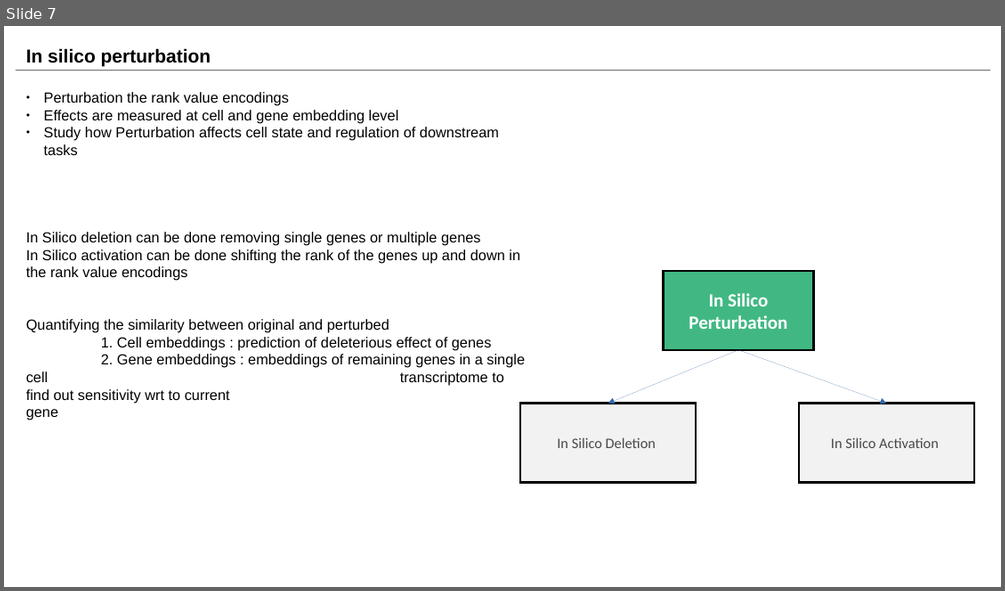
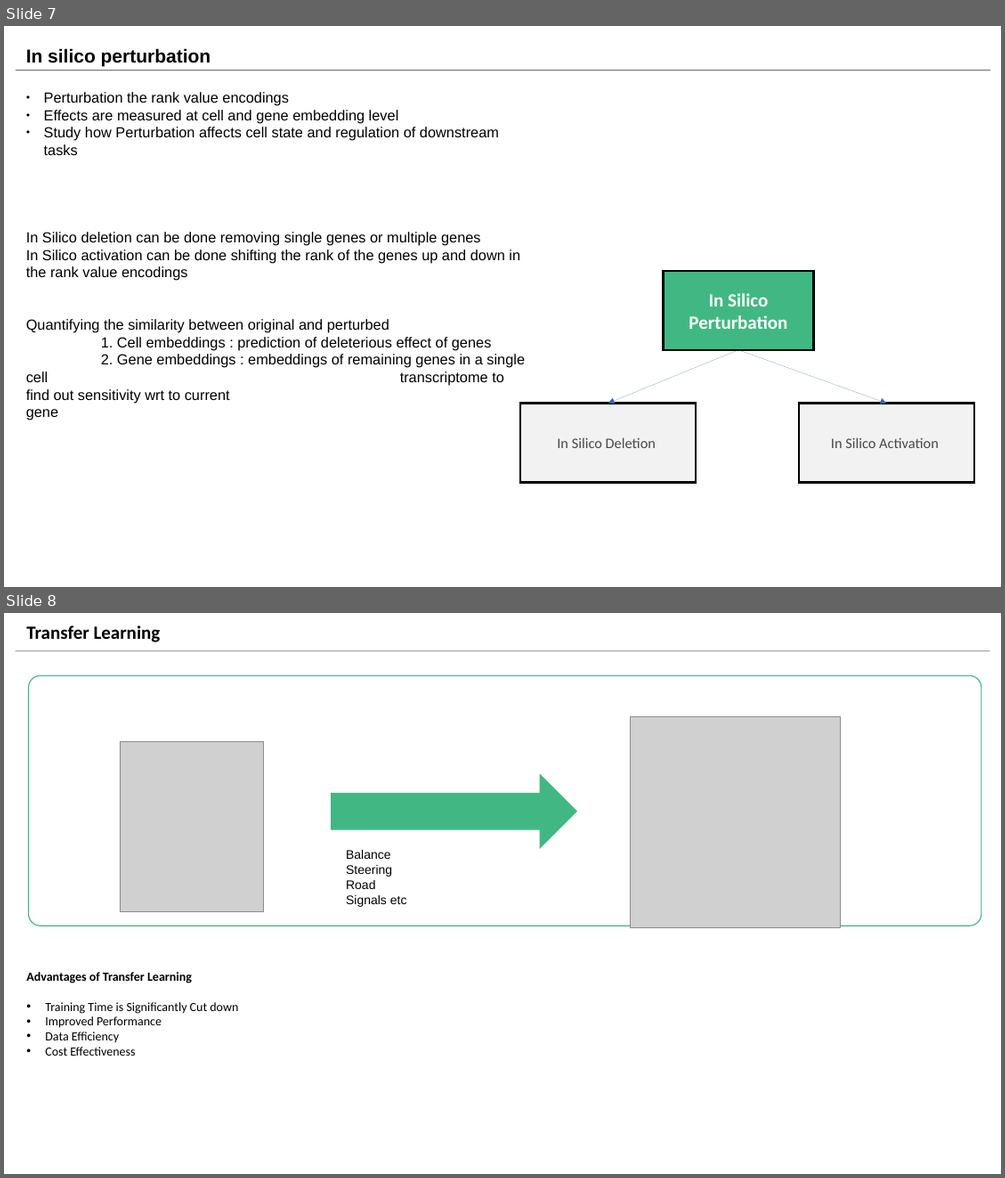
Before and after one commit to v-dev688/presentations, a slide deck: GENEFOREMER (1).pptx. Shown one above the other, each under a label of ours: slide 7 before the commit, slides 7 and 8 after it. The pictures are 1005x591 and 1005x1178 pixels, drawn with LibreOffice and Linux fonts; fonts in the diff are those of the drawing; grey boxes stand for pictures. Boxes give left, top, right and bottom in pixels: in the first picture for what was removed or moved away, otherwise in the second. Text is boxed around its words. In the diff, an @@ line names an element or a change of style, - is before the commit and + after.

```diff
--- a/GENEFOREMER (1).pptx
+++ b/GENEFOREMER (1).pptx
@@ slide 8 added at (4,613,1001,1174), background #FFFFFF @@
@@ text added at (26,625,161,642), 18 pt, text #000000, bold @@
+Transfer Learning
@@ line added from (16, 651) to (989, 651), #767171 0.75 pt @@
@@ rounded rectangle added at (29,676,981,925), fill #FFFFFF, outline #41B883 1 pt @@
@@ picture added at (630,717,840,927) @@
@@ picture added at (120,742,264,911) @@
@@ right arrow added at (332,776,575,846), fill #41B883, outline #41B883 2 pt @@
@@ text added at (346,850,407,907), 12 pt, text #000000 @@
+Balance
+Steering
+Road
+Signals etc
@@ text added at (26,972,238,1055), 12 pt, text #000000 @@
+Advantages of Transfer Learning
+• Training Time is Significantly Cut down
+• Improved Performance
+• Data Efficiency
+• Cost Effectiveness
```
Also in this commit, not shown: 2 slides changed.
